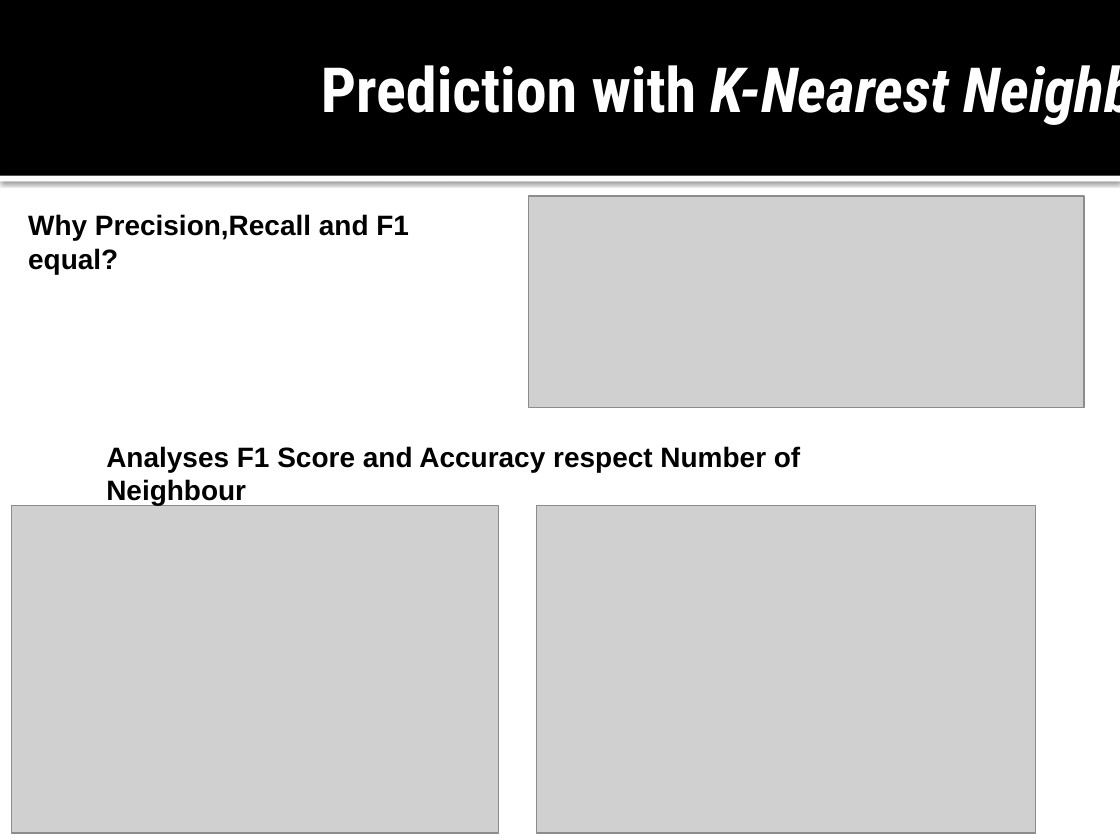
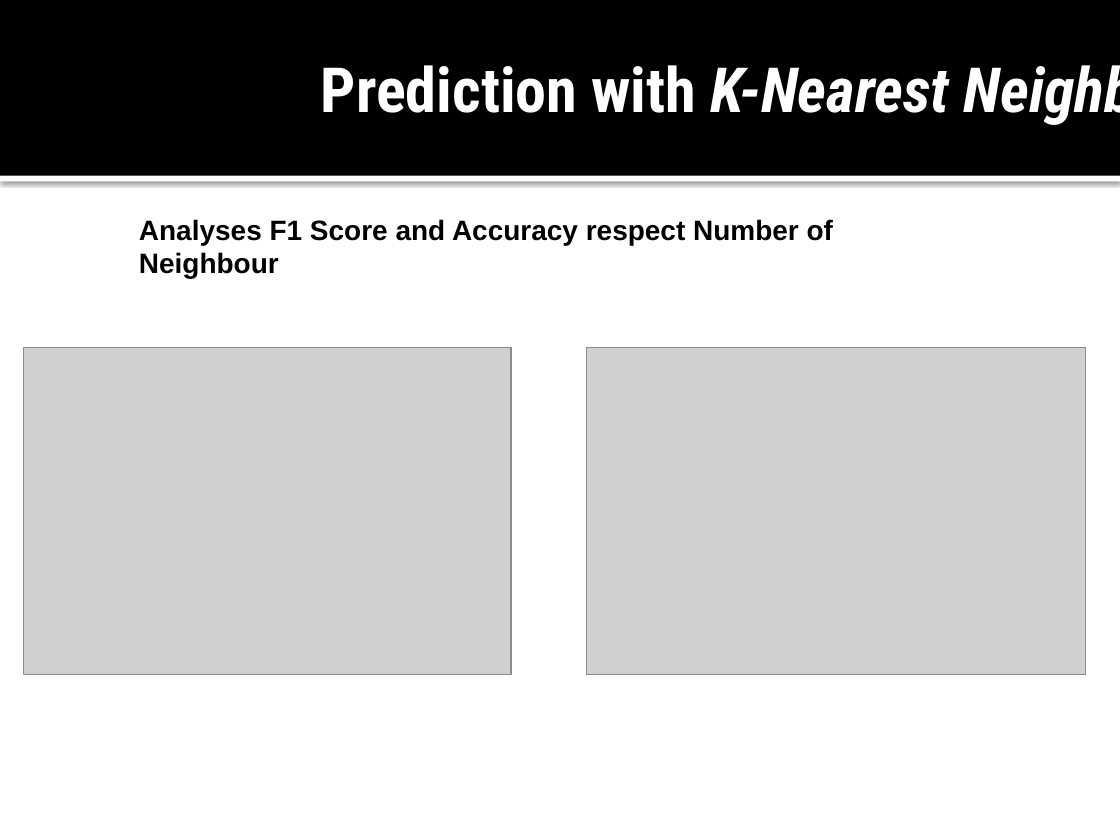
Before and after one commit to TarazGr/FDS-Final, a slide deck: slide 15 of Prova.pptx. Drawn at 1120x840 pixels with LibreOffice and Linux fonts; fonts in the diff are those of the drawing; grey boxes stand for pictures. Boxes give left, top, right and bottom in pixels: in the first picture for what was removed or moved away, otherwise in the second. Text is boxed around its words. In the diff, an @@ line names an element or a change of style, - is before the commit and + after.

```diff
--- a/Prova.pptx
+++ b/Prova.pptx
@@ text "Analyses F1 Score and Accuracy ...": place and size @@
-text "Analyses F1 Score and Accuracy ..." at bbox=[106, 446, 800, 505]
+text "Analyses F1 Score and Accuracy ..." at bbox=[139, 219, 833, 278]
@@ picture removed at bbox=[529, 196, 1084, 407] @@
@@ text removed at bbox=[28, 214, 409, 274] @@
-Why Precision,Recall and F1 equal?
@@ picture: place and size @@
-picture at bbox=[11, 506, 498, 833]
+picture at bbox=[24, 347, 511, 674]
@@ picture: place and size @@
-picture at bbox=[536, 506, 1035, 833]
+picture at bbox=[587, 347, 1085, 674]
```
Also in this commit, not shown: 16 other slides changed, 2 other files.
